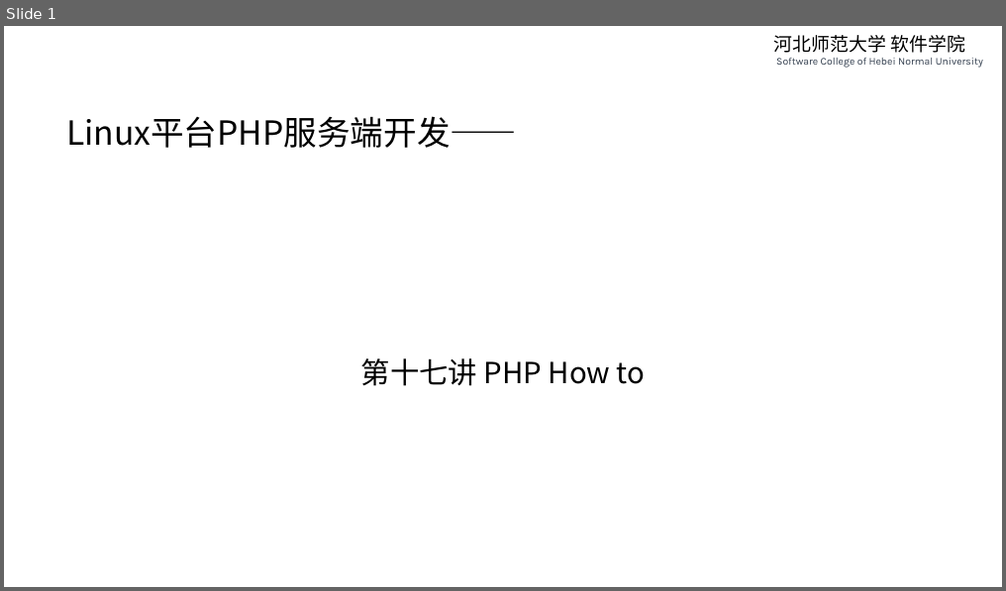
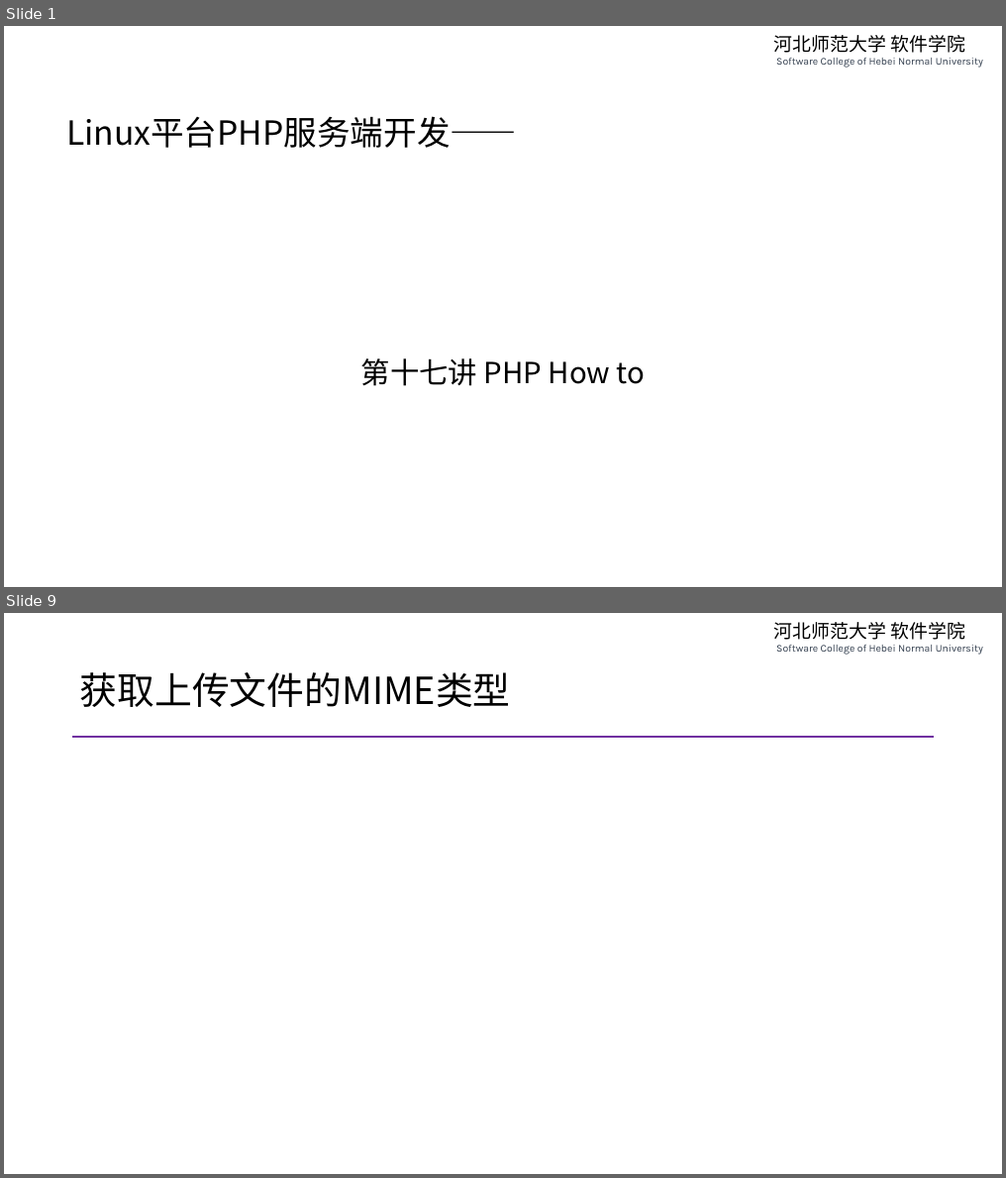
Before and after one commit to edu2act/course-php-serverside-development-on-linux, a slide deck: materials/slides/ch17-php-how-to.pptx. Shown one above the other, each under a label of ours: slide 1 before the commit, slides 1 and 9 after it; the slides between them are not shown. The pictures are 1006x591 and 1006x1178 pixels, drawn with LibreOffice and Linux fonts; fonts in the diff are those of the drawing. Boxes give left, top, right and bottom in pixels: in the first picture for what was removed or moved away, otherwise in the second. Text is boxed around its words. In the diff, an @@ line names an element or a change of style, - is before the commit and + after.

```diff
--- a/materials/slides/ch17-php-how-to.pptx
+++ b/materials/slides/ch17-php-how-to.pptx
@@ slide 9 added at <box>4,613,1002,1174</box>, background #FFFFFF; not listed: 1 template element that a slide beside it also shows @@
@@ title added at <box>80,672,511,707</box>, 36 pt, text #000000 @@
+获取上传文件的MIME类型
@@ line added from (73, 737) to (934, 737), #7030A0 2.25 pt @@
```
Also in this commit, not shown: 10 other slides added, 1 slide removed.
